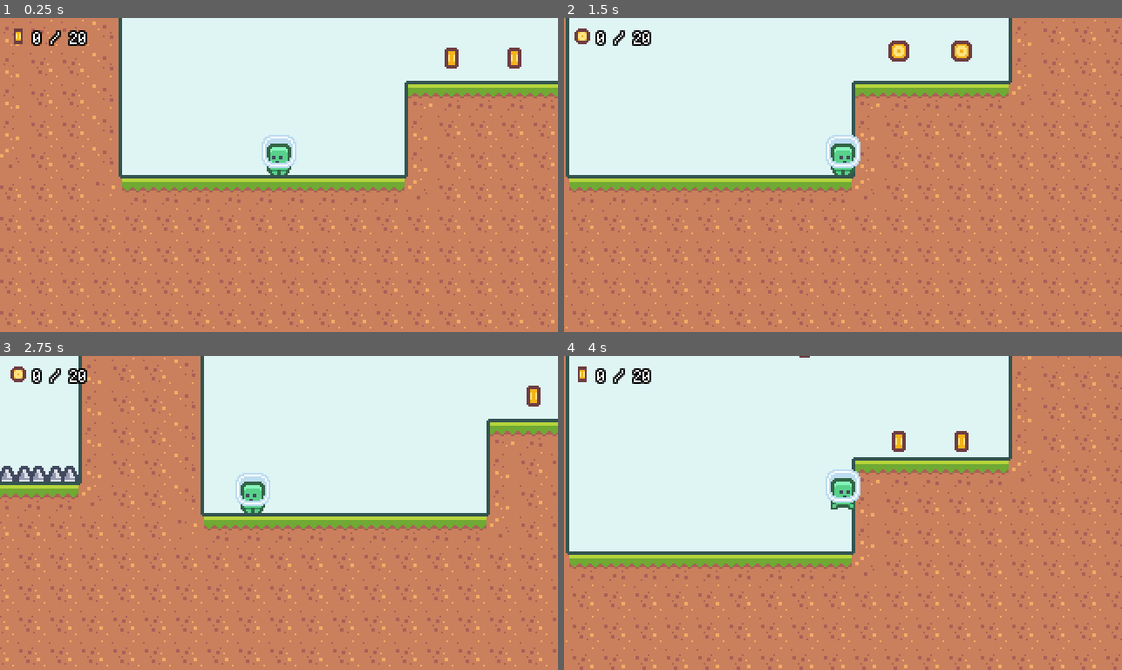
Above: before the commit, frames 1-4 (two rows, left to right).
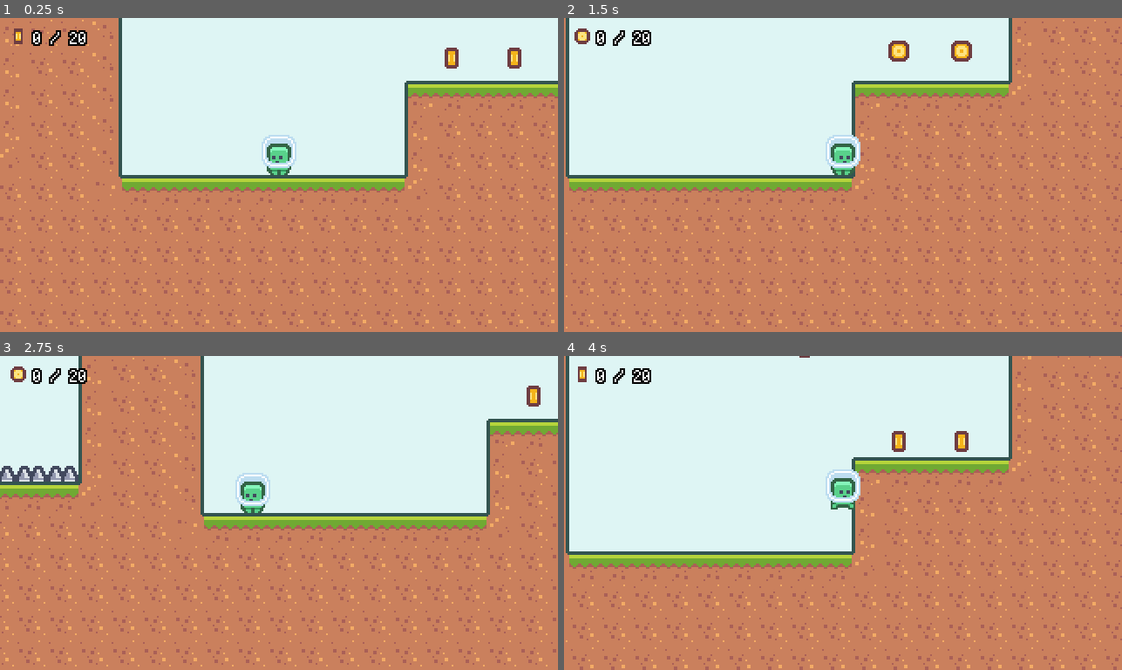
Above: after the commit, the same moments.

Repository: PikhyleDevelopment/2D-Platformer-Course
Game: Godot game, scene res://scenes/main.tscn
Same seed, same stepped clock (60 frames per second), same inputs: the game is played once before the commit and once after it.
Inputs:
- Up to frame 1 (0.25 s): no input
- Up to frame 2 (1.5 s): hold D (move_right) from 0.53 s (still down); tap Shift (dash) at 0.6, 1.35 s; tap Space (jump) at 0.77 s
- Up to frame 3 (2.75 s): tap Space (jump) at 1.52 s; release D (move_right) at 2.03 s; hold A (move_left) from 2.03 s (still down); tap Shift (dash) at 2.1 s
- Up to frame 4 (4 s): release A (move_left) at 2.78 s; hold D (move_right) from 2.78 s (still down); tap Shift (dash) at 2.85, 3.6 s; tap Space (jump) at 3.02, 3.77 s

The runs differ from the first frame. In frame 1, less than 0.1% of the frame differs, in the area x 5-16%, y 3-9%; in frame 2, less than 0.1%; in frame 3, less than 0.1%; in frame 4, less than 0.1%.

Commit message:
Spruces up the level complete ui to add a black background around the wording. Adds a custom button for continuing to the next level.

Diff:
--- a/resources/theme.tres
+++ b/resources/theme.tres
@@ -1,10 +1,76 @@
-[gd_resource type="Theme" load_steps=2 format=2]
+[gd_resource type="Theme" load_steps=9 format=2]
 
 [ext_resource path="res://resources/font.tres" type="DynamicFont" id=1]
+[ext_resource path="res://assets/ui/tile_0029.png" type="Texture" id=2]
+[ext_resource path="res://assets/ui/tile_0009.png" type="Texture" id=3]
+
+[sub_resource type="StyleBoxEmpty" id=4]
+
+[sub_resource type="StyleBoxTexture" id=1]
+texture = ExtResource( 3 )
+region_rect = Rect2( 0, 0, 18, 18 )
+margin_left = 5.0
+margin_right = 5.0
+margin_top = 7.0
+margin_bottom = 5.0
+
+[sub_resource type="StyleBoxTexture" id=2]
+texture = ExtResource( 2 )
+region_rect = Rect2( 0, 0, 18, 18 )
+margin_left = 5.0
+margin_right = 5.0
+margin_top = 7.0
+margin_bottom = 5.0
+
+[sub_resource type="StyleBoxTexture" id=3]
+texture = ExtResource( 2 )
+region_rect = Rect2( 0, 0, 18, 18 )
+margin_left = 5.0
+margin_right = 5.0
+margin_top = 7.0
+margin_bottom = 5.0
+modulate_color = Color( 0.501961, 0.501961, 0.501961, 1 )
+
+[sub_resource type="StyleBoxFlat" id=5]
+bg_color = Color( 0, 0, 0, 0.784314 )
+corner_radius_top_left = 4
+corner_radius_top_right = 4
+corner_radius_bottom_right = 4
+corner_radius_bottom_left = 4
+anti_aliasing = false
 
 [resource]
 default_font = ExtResource( 1 )
+Button/colors/font_color = Color( 1, 0.847059, 0.0313726, 1 )
+Button/colors/font_color_disabled = Color( 1, 1, 1, 1 )
+Button/colors/font_color_focus = Color( 1, 1, 1, 1 )
+Button/colors/font_color_hover = Color( 0.435294, 0.243137, 0.262745, 1 )
+Button/colors/font_color_hover_pressed = Color( 1, 1, 1, 1 )
+Button/colors/font_color_pressed = Color( 0.435294, 0.243137, 0.262745, 1 )
+Button/colors/icon_color_disabled = Color( 1, 1, 1, 1 )
+Button/colors/icon_color_focus = Color( 1, 1, 1, 1 )
+Button/colors/icon_color_hover = Color( 1, 1, 1, 1 )
+Button/colors/icon_color_hover_pressed = Color( 1, 1, 1, 1 )
+Button/colors/icon_color_normal = Color( 1, 1, 1, 1 )
+Button/colors/icon_color_pressed = Color( 1, 1, 1, 1 )
+Button/constants/hseparation = 0
+Button/fonts/font = ExtResource( 1 )
+Button/styles/disabled = null
+Button/styles/focus = SubResource( 4 )
+Button/styles/hover = SubResource( 1 )
+Button/styles/normal = SubResource( 2 )
+Button/styles/pressed = SubResource( 3 )
+Label/colors/font_color = Color( 1, 1, 1, 1 )
+Label/colors/font_color_shadow = Color( 1, 1, 1, 1 )
+Label/colors/font_outline_modulate = Color( 1, 1, 1, 1 )
+Label/constants/line_spacing = 0
+Label/constants/shadow_as_outline = 0
+Label/constants/shadow_offset_x = 0
+Label/constants/shadow_offset_y = 0
+Label/fonts/font = ExtResource( 1 )
+Label/styles/normal = null
 MarginContainer/constants/margin_bottom = 4
 MarginContainer/constants/margin_left = 4
 MarginContainer/constants/margin_right = 4
 MarginContainer/constants/margin_top = 4
+PanelContainer/styles/panel = SubResource( 5 )
--- a/scenes/UI/LevelComplete.gd
+++ b/scenes/UI/LevelComplete.gd
@@ -1,7 +1,7 @@
 extends CanvasLayer
 
 func _ready():
-	$MarginContainer/VBoxContainer/Button.connect("pressed", self, "on_next_button_pressed")
+	$PanelContainer/MarginContainer/VBoxContainer/Button.connect("pressed", self, "on_next_button_pressed")
 
 
 func on_next_button_pressed():
--- a/scenes/UI/LevelComplete.tscn
+++ b/scenes/UI/LevelComplete.tscn
@@ -6,26 +6,34 @@
 [node name="LevelComplete" type="CanvasLayer"]
 script = ExtResource( 2 )
 
-[node name="MarginContainer" type="MarginContainer" parent="."]
-anchor_right = 1.0
-anchor_bottom = 1.0
+[node name="PanelContainer" type="PanelContainer" parent="."]
+margin_left = 125.0
+margin_top = 69.0
+margin_right = 243.0
+margin_bottom = 121.0
+size_flags_horizontal = 4
+size_flags_vertical = 4
 theme = ExtResource( 1 )
 
-[node name="VBoxContainer" type="VBoxContainer" parent="MarginContainer"]
-margin_left = 125.0
-margin_top = 72.0
-margin_right = 195.0
-margin_bottom = 108.0
+[node name="MarginContainer" type="MarginContainer" parent="PanelContainer"]
+margin_right = 118.0
+margin_bottom = 52.0
+
+[node name="VBoxContainer" type="VBoxContainer" parent="PanelContainer/MarginContainer"]
+margin_left = 24.0
+margin_top = 5.0
+margin_right = 94.0
+margin_bottom = 47.0
 size_flags_horizontal = 4
 size_flags_vertical = 4
 
-[node name="Label" type="Label" parent="MarginContainer/VBoxContainer"]
+[node name="Label" type="Label" parent="PanelContainer/MarginContainer/VBoxContainer"]
 margin_right = 70.0
 margin_bottom = 13.0
 text = "Level Complete!"
 
-[node name="Button" type="Button" parent="MarginContainer/VBoxContainer"]
+[node name="Button" type="Button" parent="PanelContainer/MarginContainer/VBoxContainer"]
 margin_top = 17.0
 margin_right = 70.0
-margin_bottom = 36.0
+margin_bottom = 42.0
 text = "Next Level"
Binary file added: assets/ui/tile_0009.png
Not shown, added: assets/ui/tile_0009.png.import
Binary file added: assets/ui/tile_0029.png
Not shown, added: assets/ui/tile_0029.png.import
